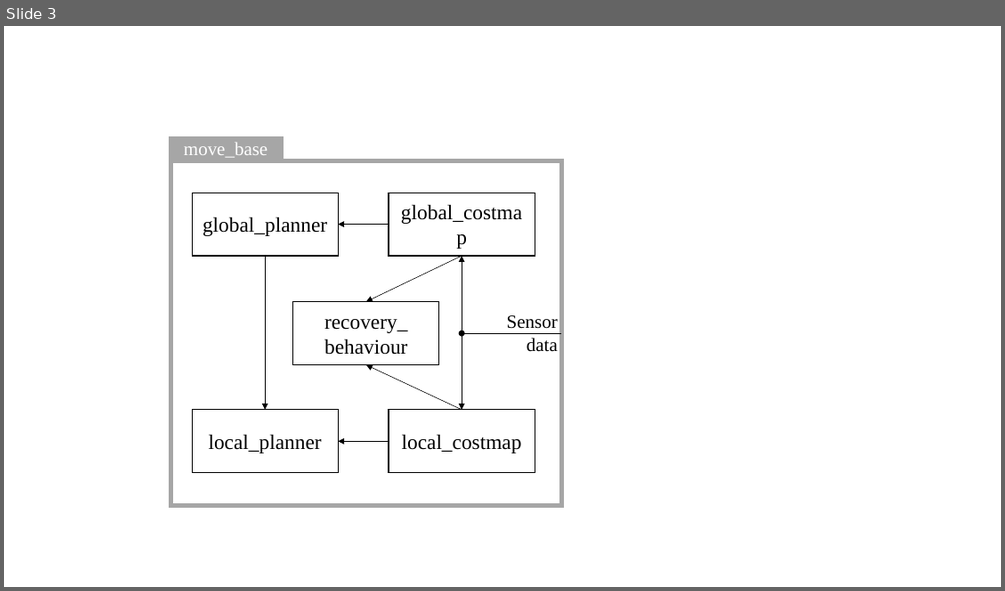
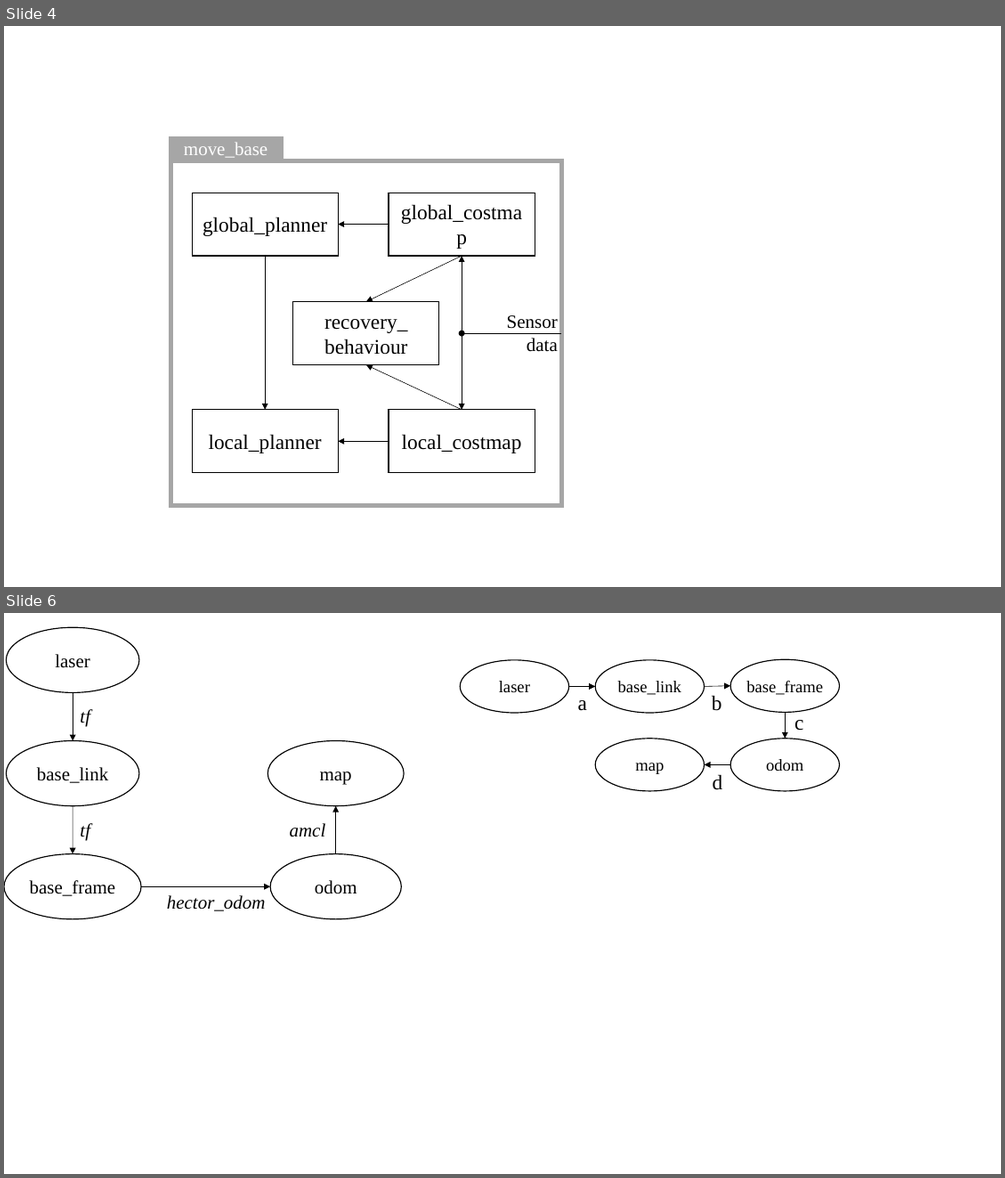
Before and after one commit to jensdehoog95/MAP2017, a slide deck: Paper/Metadata/Navstack.pptx. Shown one above the other, each under a label of ours: slide 3 before the commit, slides 4 and 6 after it; the slides between them are not shown. The pictures are 1005x591 and 1005x1178 pixels, drawn with LibreOffice and Linux fonts; fonts in the diff are those of the drawing. Boxes give left, top, right and bottom in pixels: in the first picture for what was removed or moved away, otherwise in the second. Text is boxed around its words. In the diff, an @@ line names an element or a change of style, - is before the commit and + after.

```diff
--- a/Paper/Metadata/Navstack.pptx
+++ b/Paper/Metadata/Navstack.pptx
@@ slide 6 added at (4,613,1001,1174), background #FFFFFF @@
@@ group added at (461,659,840,791): 5 ellipses, 4 arrows, 4 texts @@
+laser
+base_link
+base_frame
+odom
+map
+a
+b
+c
+d
@@ group added at (4,627,404,919): 5 ellipses, 4 arrows, 4 texts @@
+laser
+base_link
+base_frame
+odom
+map
+tf
+tf
+hector_odom
+amcl
@@ what was slide 3 is now slide 4 @@
```
Also in this commit, not shown: 1 slide changed, 2 other slides added, 1 slide removed, 10 other files.
